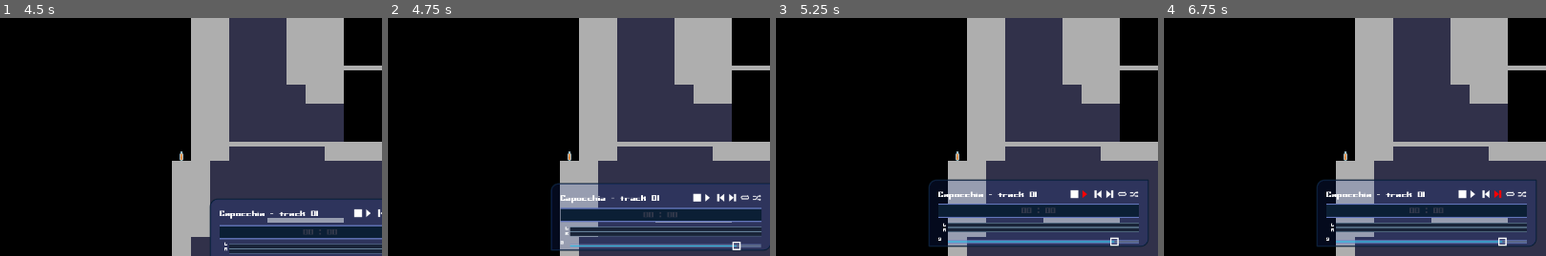
Above: before the commit, frames 1-4 (left to right).
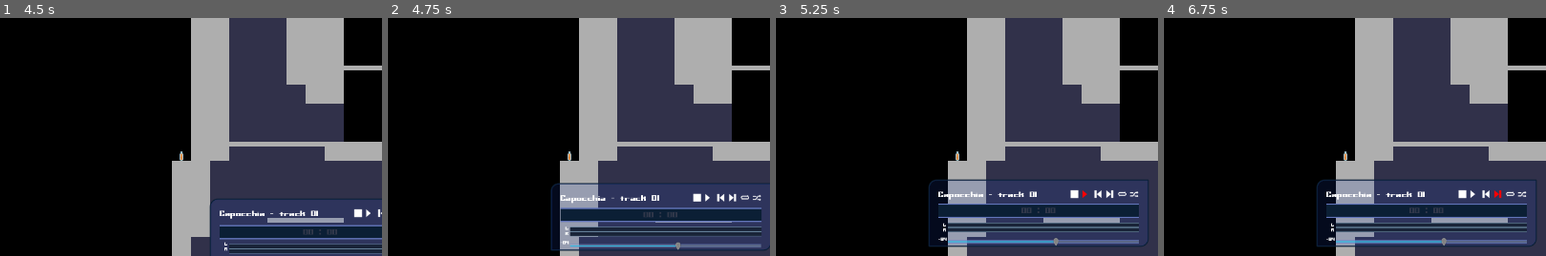
Above: after the commit, the same moments.

Repository: iRadEntertainment/Metropolissimo
Game: Godot game, scene res://Instances/main_menu.tscn
The game is run twice, just before and just after one commit, with the same random seed, the same clock (stepped at 60 frames per second) and the same inputs. Sound files missing from this copy of the repository are replaced by a short silence.
Inputs (mouse positions are % of the whole screen's width and height, from its top left):
- Up to frame 1 (4.5 s): click "New Game" at 0.5 s; tap Enter at 1.25, 3.5 s; move the mouse to (72, 45) at 1.27 s; hold Right (ui_right) 1.28-2 s; hold Caps Lock (action) 1.28-2 s; click (72, 45) at 1.42 s; tap Space (jump) at 1.52, 2.75, 4.25 s; drag from (30, 55) to (45, 70) at 2.02 s; move the mouse to (60, 28) at 2.77 s; hold Right (ui_right) 2.78-3.5 s; tap S (crouch) at 2.85 s; drag from (45, 70) to (20, 35) at 3.52 s; move the mouse to (80, 65) at 4.27 s; hold Left (ui_left) from 4.28 s (still down); hold F (headphones) from 4.28 s (still down)
- Up to frame 2 (4.75 s): keep holding Left (ui_left); keep holding F (headphones); tap Space (jump) at 4.52 s
- Up to frame 3 (5.25 s): tap R (reload) at 4.9 s; release Left (ui_left) at 5 s; release F (headphones) at 5 s; click (91, 87) at 5 s
- Up to frame 4 (6.75 s): click (91, 87) at 5.75 s; click (94, 87) at 6.5 s
The pictures show only the part of the screen within x 50-100%, y 50-100%; the shares and areas given below are measured in that part.

Frame 1 is identical in both runs. In frame 2, 0.2% of the frame differs, in the area x 45-93%, y 93-98%; in frame 3, 0.2%, in the area x 42-90%, y 92-96%; in frame 4, 0.2%.
Error in both runs: Invalid get index '9' (on base: 'Array'). (res://Scripts/n_mng.gd:39)

Commit message:
Data manager init
modification also on audio manager for global variables and volume adjustment

Diff:
--- a/Instances/player.tscn
+++ b/Instances/player.tscn
@@ -8135,8 +8135,14 @@
 func _ready():
 	show()
 
+var time = 0
 func _process(delta):
 	update()
+	time += delta
+
+	if time >= 0.1:
+		$vec_mov.text = str(stepify(get_parent().vec_mov.x,0.1), \",\" , stepify(get_parent().vec_mov.y,0.1))
+		time=0
 
 func _draw():
 	if n_mng.gui.fl_debug_mode:
@@ -8145,11 +8151,10 @@
 		draw_line(Vector2(),vec,col,2,true)
 
 		if !$vec_mov.visible: $vec_mov.visible = true
-		$vec_mov.text = str(stepify(vec.x,0.001), \",\" , stepify(vec.y,0.001))
 
 	elif $vec_mov.visible: $vec_mov.visible = false"
 
-[node name="player" instance=ExtResource( 1 )]
+[node name="player" index="0" instance=ExtResource( 1 )]
 collision_layer = 4
 collision_mask = 1025
 collision/safe_margin = 0.01
@@ -9062,7 +9067,6 @@
 one_shot = true
 
 [node name="draw_debug" type="Node2D" parent="." index="10"]
-editor/display_folded = true
 visible = false
 script = SubResource( 47 )
 
--- a/Scripts/audio_mng.gd
+++ b/Scripts/audio_mng.gd
@@ -30,12 +30,27 @@
 var fl_loop_track = false
 var fl_shuffle    = false
 
+#----------- audio_mng vars
+
+var master_bus_vol = -6   setget _set_master_bus
+var music_bus_vol  = -24  setget _set_music_bus
+var sound_bus_vol  = -24  setget _set_sound_bus
+
+
+
 func _ready():
 #	AudioServer.set_bus_volume_db( 1, -24 )
 	pass
 
 #============= MENU
+func audio_init():
+	AudioServer.set_bus_volume_db( 0, master_bus_vol )
+	AudioServer.set_bus_volume_db( 1, music_bus_vol )
+	AudioServer.set_bus_volume_db( 2, sound_bus_vol )
+
 func start_menu_music():
+	audio_init()
+
 	$menu/intro_music.stop()
 	randomize()
 	$menu/intro_music.stream = load([pik1,pik2,pik3,pik4,pik5,pik6,pik7,pik8][randi()%8])
@@ -95,3 +110,18 @@
 		next = now_playing+1
 		if next > 8: next = 1
 	set_ingame_music(next)
+
+
+
+#=========== setter
+func _set_master_bus(val):
+	master_bus_vol = val
+	AudioServer.set_bus_volume_db( 0, master_bus_vol )
+
+func _set_music_bus(val):
+	music_bus_vol = val
+	AudioServer.set_bus_volume_db( 1, music_bus_vol )
+
+func _set_sound_bus(val):
+	sound_bus_vol = val
+	AudioServer.set_bus_volume_db( 2, sound_bus_vol )
--- a/Scripts/data_mng.gd
+++ b/Scripts/data_mng.gd
@@ -5,7 +5,7 @@
 extends Node
 
 #---------- config_files
-var data_dir  = str(OS.get_system_dir(0),"/metropolissimo_data")
+var data_dir  = str("res://metropolissimo_data")
 var data_filename = "metropolissimo_data.cfg"
 var data_path = str(data_dir,"/",data_filename)
 
@@ -45,7 +45,15 @@
 
 	#--------- default values
 	var file_config = ConfigFile.new()
+	#--- general settings
 	file_config.set_value("settings","thumb_size",thumb_size)
+	file_config.set_value("settings","full_screen",true)
+
+	#--- audio
+	file_config.set_value("audio","master_bus_vol",-6)
+	file_config.set_value("audio","music_bus_vol",-24)
+	file_config.set_value("audio","sound_bus_vol",-24)
+
 
 	#--------- finalizing
 	var err_cfg = file_config.save(data_path)
@@ -54,99 +62,21 @@
 	else:
 		prints("DATA MANAGER: unable to save config file -> Error", err_cfg)
 
-#func carica_dati(dicosa):
-#	if dicosa == "tutto" and not Directory.new().file_exists(perc_file_conf):
-#		print("CARICAMENTO FALLITO: file di config non presente")
-#		print("CHECK PRIMO AVVIO: genero file di default")
-#		salva_dati("tutto")
-#	var file_config = ConfigFile.new()
-#	file_config.load(perc_file_conf)
-#
-#	if dicosa in ["settaggi", "tutto"]:
-#		print("CARICAMENTO: settaggi")
-#		fl_fullscreen   = file_config.get_value("settaggi","fl_fullscreen",false)
-#		fl_low_process  = file_config.get_value("settaggi","fl_low_process",true)
-#		fl_orologio     = file_config.get_value("settaggi","fl_orologio",true)
-#		fl_mostra_fin   = file_config.get_value("settaggi","fl_mostra_fin",0)
-#		bak_manuale     = file_config.get_value("settaggi","bak_manuale","")
-#		fl_soffice_inst = file_config.get_value("settaggi","fl_soffice_inst",false)
-#		fl_cont_vis     = file_config.get_value("settaggi","fl_cont_vis",false)
-#		arrotonda       = file_config.get_value("settaggi","arrotonda",0.05)
-#
-#		_set_contabilita_visibile(fl_cont_vis)
-#	if dicosa in ["ultimo_avvio", "tutto"]:
-#		print("CARICAMENTO: ultimo_avvio")
-#		ultimo_avvio_gio = file_config.get_value("date_avvio","ultimo_avvio_gio",str(giorno)+" "+mese+" "+str(anno))
-#		ultimo_avvio_set = file_config.get_value("date_avvio","ultimo_avvio_set",settimana_corr)
-#	if dicosa in ["turni", "tutto"]:
-#		print("CARICAMENTO: turni")
-#		var scheda_vuota = [[0,0,0,0,0,0],[0,0,0,0,0,0],[0,0,0,0,0,0],[0,0,0,0,0,0],[0,0,0,0,0,0],[0,0,0,0,0,0]]
-#		scheda_pass = file_config.get_value("schede_turni","scheda_pass",scheda_vuota)
-#		scheda_corr = file_config.get_value("schede_turni","scheda_corr",scheda_vuota)
-#		scheda_pros = file_config.get_value("schede_turni","scheda_pros",scheda_vuota)
-#	if dicosa in ["rubrica", "tutto"]:
-#		print("CARICAMENTO: rubrica")
-#		lista_nomi   = file_config.get_value("rubrica","lista_nomi",[])
-#		diz_contatti = file_config.get_value("rubrica","diz_contatti",{})
-#	if dicosa in ["preventivi", "preventivi_prezzi", "tutto"]:
-#		print("CARICAMENTO: preventivi")
-##		diz_preventivi_prezzi_default = {"tipo"      :[ ["creazione",1.6],["riparazione",1],["produzione",1.4],["creazione partecipata",1.8] ],
-##										"difficolta" :[ ["facile",15],["media",20],["difficile",25] ],
-##										"metalli"    :[ ["argento",0.4],["oro",35],["rame",0.006] ],
-##										"pacchetti"  :[ ["economy - orecchini",3],["economy - bracciale",7],["economy - anello",3] ],
-##										"pietre"     :[ ["pietra di prova",15.3] ],
-##										"IVA"        : 22}
-#		lista_preventivi      = file_config.get_value("preventivi","lista_preventivi",[])
-#		diz_preventivi_prezzi = file_config.get_value("preventivi","diz_preventivi_prezzi",diz_preventivi_prezzi_default)
-#
-#		for chiave in diz_preventivi_prezzi_default.keys():
-#			if not diz_preventivi_prezzi.has(chiave):
-#				diz_preventivi_prezzi[chiave] = diz_preventivi_prezzi_default[chiave]
-#
-#		for chiave in diz_preventivi_prezzi.keys():
-#			if typeof(diz_preventivi_prezzi[chiave]) != TYPE_INT:
-#				if diz_preventivi_prezzi[chiave] == null or diz_preventivi_prezzi[chiave].empty():
-#					diz_preventivi_prezzi[chiave] = diz_preventivi_prezzi_default[chiave]
-#	if dicosa in ["contabilita", "tutto"]:
-#		print("CARICAMENTO: contabilita")
-#		diz_contabilita         = file_config.get_value("contabilita","diz_contabilita",[])
-#		lista_date_cont         = file_config.get_value("contabilita","lista_date_cont",[])
-#
-#
-#func salva_dati():
-#	var file_config = ConfigFile.new()
-#	if Directory.new().file_exists(perc_file_conf): file_config.load(perc_file_conf)
-#
-#	file_config.set_value("settaggi","fl_fullscreen",fl_fullscreen)
-#	file_config.save(perc_file_conf)
-#	print(str("SALVATAGGIO: Completato in - ",perc_file_conf))
+func load_settings():
+	var file_config = ConfigFile.new()
+	#--- check
+	var err = file_config.load(data_path)
+	if err != OK:
+		print("DATA MANAGER: impossible to load %s"%data_path)
+		return
 
-#func esegui_backup(tipo = "pre-apertura"):
-#	if not Directory.new().file_exists(perc_file_conf):
-#		print("RIPRISTINO: Nessun file di config presente")
-#		return
-#
-#	var file_config = ConfigFile.new()
-#	if   tipo == "pre-apertura":
-#		print("RIPRISTINO: Salvataggio backup pre-apertura")
-#		file_config.load(perc_file_conf)
-#		file_config.save(perc_file_conf+".bak")
-#	elif tipo == "manuale":
-#		print("RIPRISTINO: Salvataggio backup manuale")
-#		bak_manuale = str(giorno)+"_"+mese_c
-#		salva_dati("settaggi")
-#		file_config.load(perc_file_conf)
-#		file_config.save(perc_file_conf+"_"+bak_manuale+".bak")
-#
-#func ripristina_backup(quale = "pre-apertura"):
-#	print("RIPRISTINO: " + quale)
-#	var file_config = ConfigFile.new()
-#	if quale == "pre-apertura":
-#		if Directory.new().file_exists(perc_file_conf+".bak"):
-#			file_config.load(perc_file_conf+".bak")
-#			file_config.save(perc_file_conf)
-#			carica_dati("tutto")
-#		else: print("Nessun back-up presente")
+	#--- load sections
+	thumb_size = file_config.get_value("settings","thumb_size",512)
+
+
+
+#========== GAME SAVES ================
+
 func save_game():
 	var save_game = File.new()
 	save_game.open("user://savegame.save", File.WRITE)
--- a/Themes/sliders.tres
+++ b/Themes/sliders.tres
@@ -1,7 +1,4 @@
-[gd_resource type="Theme" load_steps=6 format=2]
-
-[ext_resource path="res://Sprites/gui/hslider_handle.png" type="Texture" id=1]
-[ext_resource path="res://Sprites/gui/hslider_handle_on.png" type="Texture" id=2]
+[gd_resource type="Theme" load_steps=4 format=2]
 
 [sub_resource type="StyleBoxFlat" id=1]
 bg_color = Color( 0.763046, 0.872384, 0.925781, 0.303843 )
@@ -25,18 +22,18 @@
 expand_margin_bottom = 2.0
 
 [resource]
-HSlider/icons/grabber = ExtResource( 1 )
+HSlider/icons/grabber = null
 HSlider/icons/grabber_disabled = null
-HSlider/icons/grabber_highlight = ExtResource( 2 )
+HSlider/icons/grabber_highlight = null
 HSlider/icons/tick = null
 HSlider/styles/focus = SubResource( 1 )
 HSlider/styles/grabber_area = SubResource( 2 )
 HSlider/styles/grabber_disabled = SubResource( 1 )
 HSlider/styles/grabber_highlight = SubResource( 1 )
 HSlider/styles/slider = SubResource( 1 )
-VSlider/icons/grabber = ExtResource( 1 )
+VSlider/icons/grabber = null
 VSlider/icons/grabber_disabled = null
-VSlider/icons/grabber_highlight = ExtResource( 2 )
+VSlider/icons/grabber_highlight = null
 VSlider/icons/tick = null
 VSlider/styles/focus = SubResource( 3 )
 VSlider/styles/grabber_area = SubResource( 2 )
--- /dev/null
+++ b/metropolissimo_data/metropolissimo_data.cfg
@@ -0,0 +1,10 @@
+[settings]
+
+thumb_size=128
+full_screen=true
+
+[audio]
+
+master_bus_vol=-6
+music_bus_vol=-24
+sound_bus_vol=-24
